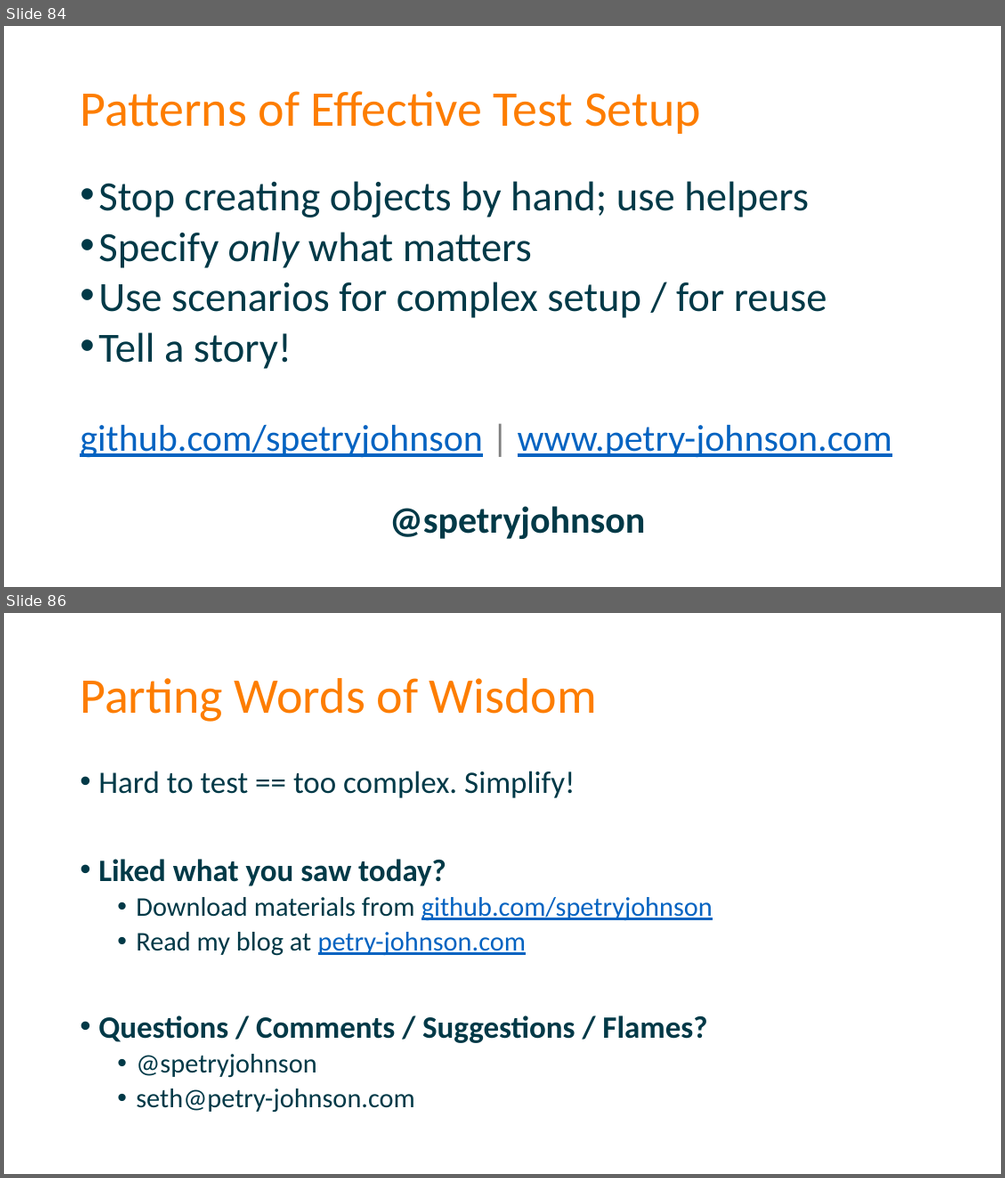
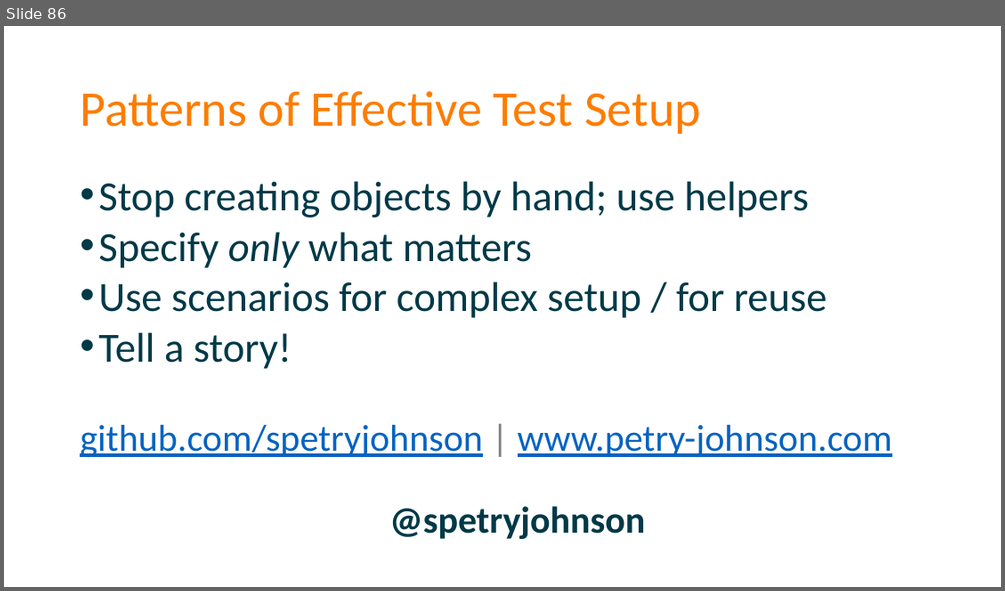
Before and after one commit to spetryjohnson/Talk-Patterns_of_Effective_Test_Setup, a slide deck: POETS - CodeMash 2017.pptx. Shown one above the other, each under a label of ours: slides 84 and 86 before the commit, slide 86 after it; the slides between them are not shown. The pictures are 1005x1178 and 1005x591 pixels, drawn with LibreOffice and Linux fonts; fonts in the diff are those of the drawing. Boxes give left, top, right and bottom in pixels: in the first picture for what was removed or moved away, otherwise in the second. Text is boxed around its words. In the diff, an @@ line names an element or a change of style, - is before the commit and + after.

```diff
--- a/POETS - CodeMash 2017.pptx
+++ b/POETS - CodeMash 2017.pptx
@@ slide 86 removed at <box>4,613,1001,1174</box>, background #FFFFFF @@
@@ title removed at <box>80,678,597,722</box> @@
-Parting Words of Wisdom
@@ text removed at <box>98,771,712,1112</box> @@
-• Hard to test == too complex. Simplify!
-• Liked what you saw today?
-  • Download materials from github.com/spetryjohnson
-  • Read my blog at petry-johnson.com
-• Questions / Comments / Suggestions / Flames?
-  • @spetryjohnson
-  • seth@petry-johnson.com
@@ what was slide 84 is now slide 86 @@
```
Also in this commit, not shown: 3 slides changed, 2 slides added, 1 other slide removed, 1 other file.
